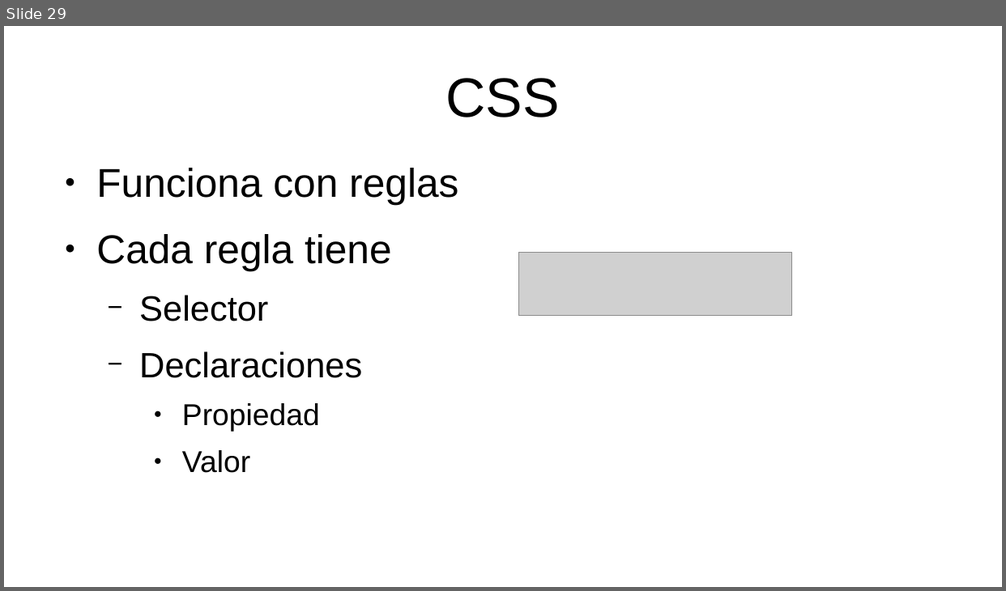
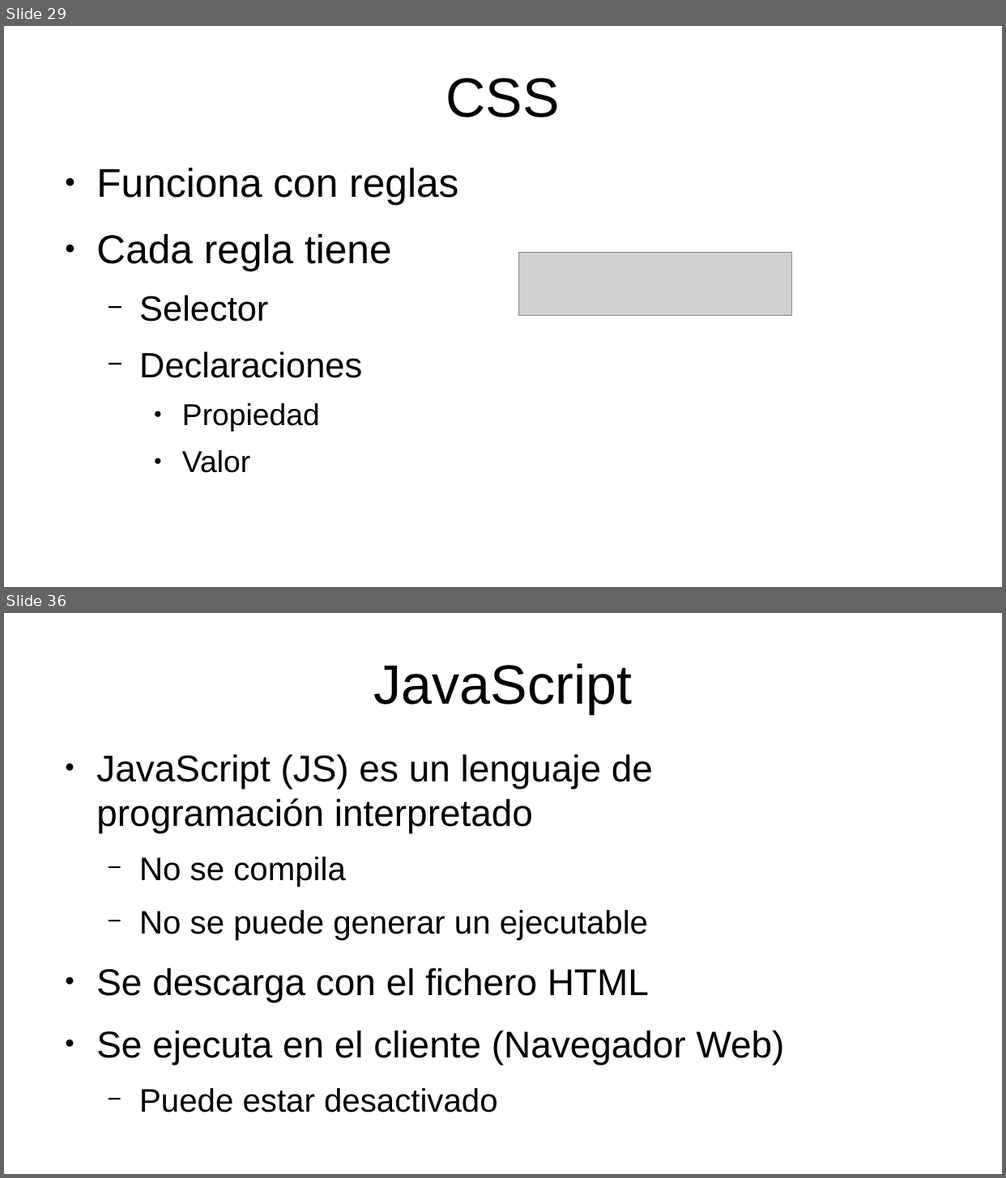
Before and after one commit to mikel-egana-aranguren/EHU-SGSSI-01, a slide deck: SistemasWeb/SistemasWeb.odp. Shown one above the other, each under a label of ours: slide 29 before the commit, slides 29 and 36 after it; the slides between them are not shown. The pictures are 1006x591 and 1006x1178 pixels, drawn with LibreOffice and Linux fonts; fonts in the diff are those of the drawing; grey boxes stand for pictures; background and template pictures are left out. Boxes give left, top, right and bottom in pixels: in the first picture for what was removed or moved away, otherwise in the second. Text is boxed around its words. In the diff, an @@ line names an element or a change of style, - is before the commit and + after.

```diff
--- a/SistemasWeb/SistemasWeb.odp
+++ b/SistemasWeb/SistemasWeb.odp
@@ slide 36 added at <box>4,613,1002,1174</box>, background #FFFFFF @@
@@ title added at <box>373,663,632,714</box>, 44 pt, text #000000 @@
+JavaScript
@@ text added at <box>96,754,785,1065</box>, 29.6 pt, text #000000 @@
+● JavaScript (JS) es un lenguaje de programación interpretado
+  − No se compila
+  − No se puede generar un ejecutable
+● Se descarga con el fichero HTML
+● Se ejecuta en el cliente (Navegador Web)
+  − Puede estar desactivado
```
Also in this commit, not shown: 1 slide changed, 9 other slides added, 1 other file.
